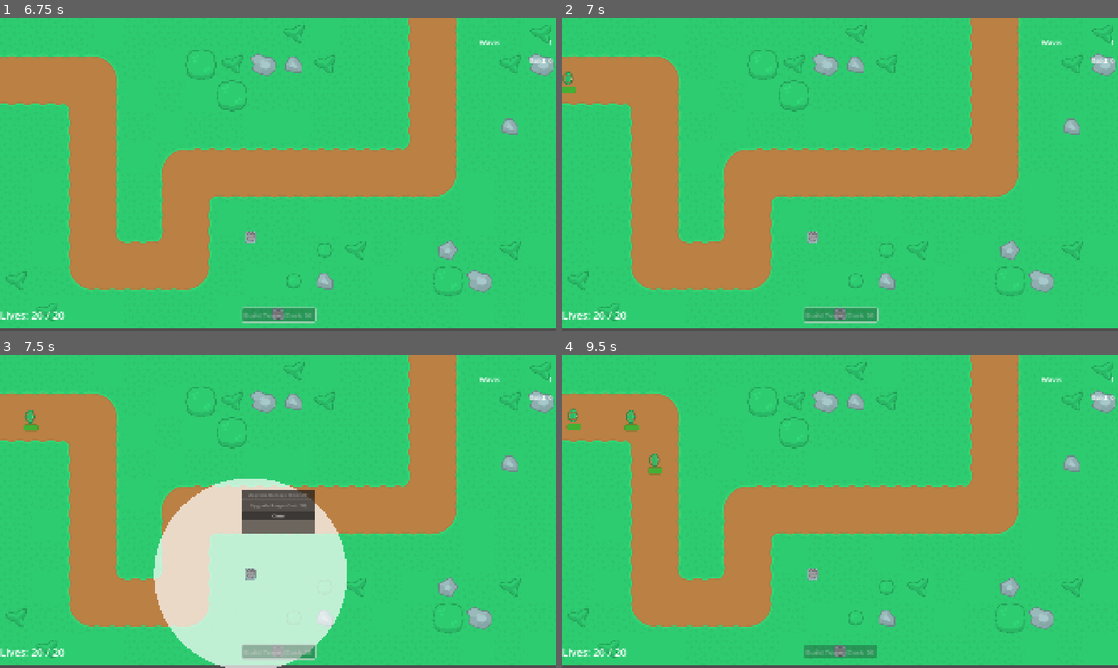
Above: before the commit, frames 1-4 (two rows, left to right).
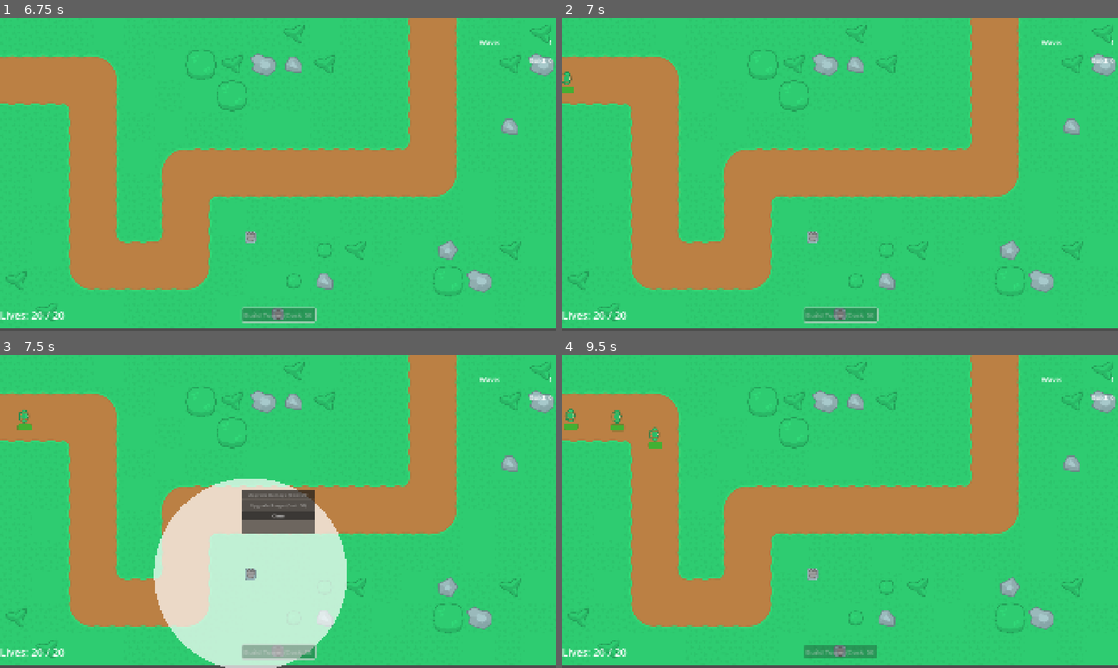
Above: after the commit, the same moments.

Repository: xMOROx/tower-defense-2d
Game: Godot game, scene res://scenes/ui/MainMenu.tscn
Same seed, same stepped clock (60 frames per second), same inputs: the game is played once before the commit and once after it.
Inputs (mouse positions are in pixels of both pictures, inside the frame that each line leads up to):
- Up to frame 1 (6.75 s): click "PLAY" at 0.5 s; click "1" at 1.25 s; click "Build Tower (Cost: 50)" at 2 s; click "Build Tower (Cost: 50)" at 2.75 s; click "Build Tower (Cost: 50)" at 3.5 s; tap Enter at 4.25, 5.75 s; move the mouse to (278, 315) at 4.27 s; click (278, 315) at 4.42 s; tap Space at 5, 6.5 s; move the mouse to (166, 190) at 5.02 s; click (166, 190) at 5.17 s; move the mouse to (166, 190) at 5.77 s; click (166, 190) at 5.92 s; move the mouse to (250, 237) at 6.52 s; click (250, 237) at 6.67 s
- Up to frame 2 (7 s): no input
- Up to frame 3 (7.5 s): move the mouse to (250, 574) at 7.27 s; click (250, 574) at 7.42 s
- Up to frame 4 (9.5 s): move the mouse to (673, 464) at 8.02 s; click (673, 464) at 8.17 s; move the mouse to (867, 511) at 8.77 s; click (867, 511) at 8.92 s

Frame 1 is identical in both runs. In frame 2, less than 0.1% of the frame differs, in the area x 0-3%, y 17-24%; in frame 3, 0.2%; in frame 4, 0.6%, in the area x 0-18%, y 17-39%.

Commit message:
fix: restore default values for specified enemies

Diff:
--- a/scenes/enemies/BasicEnemy.tscn
+++ b/scenes/enemies/BasicEnemy.tscn
@@ -25,6 +25,7 @@
 collision_mask = 0
 input_pickable = true
 script = ExtResource("1_he4gj")
+speed = 80.0
 
 [node name="Sprite2D" type="Sprite2D" parent="."]
 texture = ExtResource("2_7frlh")
--- a/scenes/enemies/FastEnemy.tscn
+++ b/scenes/enemies/FastEnemy.tscn
@@ -25,6 +25,9 @@
 collision_mask = 0
 input_pickable = true
 script = ExtResource("1_varen")
+speed = 130.0
+max_health = 7.0
+currency_reward = 6
 
 [node name="Sprite2D" type="Sprite2D" parent="."]
 texture = ExtResource("2_cxpms")
--- a/scenes/enemies/StrongEnemy.tscn
+++ b/scenes/enemies/StrongEnemy.tscn
@@ -25,6 +25,9 @@
 collision_mask = 0
 input_pickable = true
 script = ExtResource("1_7h636")
+speed = 50.0
+max_health = 20.0
+currency_reward = 10
 
 [node name="Sprite2D" type="Sprite2D" parent="."]
 texture = ExtResource("2_wmle8")
